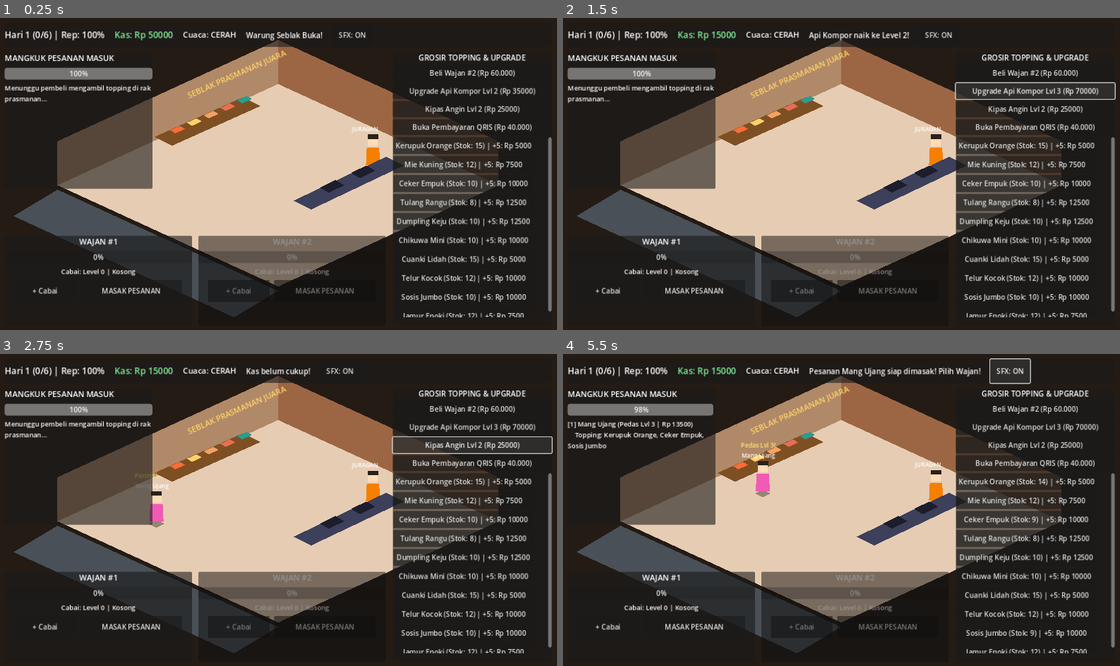
Above: before the commit, frames 1-4 (two rows, left to right).
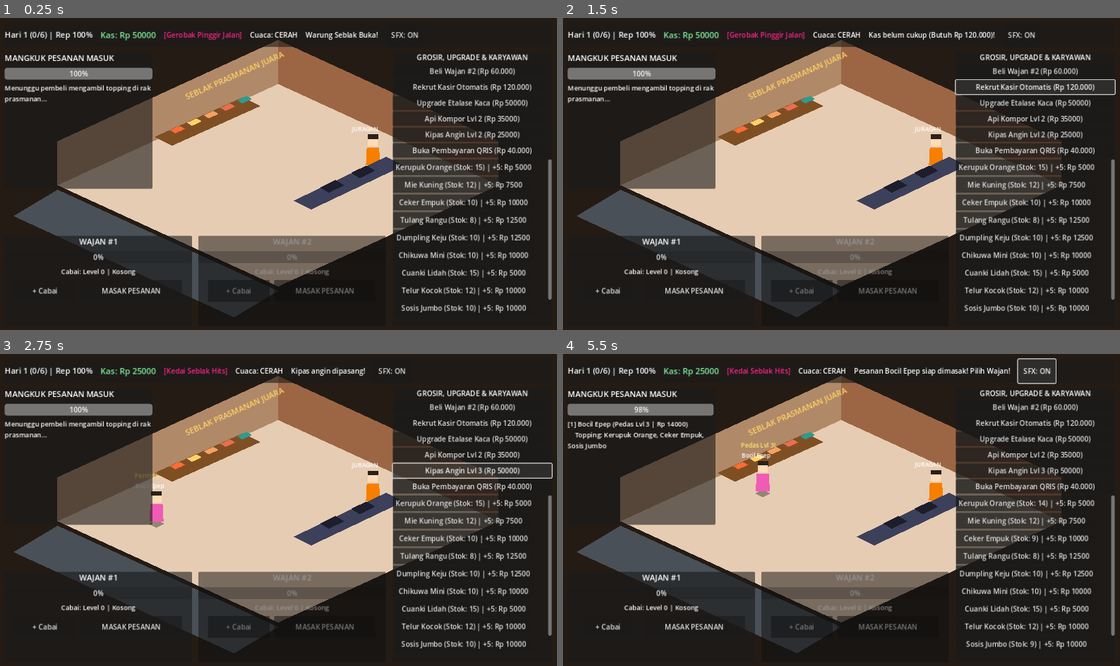
Above: after the commit, the same moments.

Repository: gftwo/seblak
Game: Godot game, scene res://scenes/Main.tscn
Same seed, same stepped clock (60 frames per second), same inputs: the game is played once before the commit and once after it.
Inputs (mouse positions are in pixels of both pictures, inside the frame that each line leads up to):
- Up to frame 1 (0.25 s): no input
- Up to frame 2 (1.5 s): click "Beli Wajan #2 (Rp 60.000)" at 0.5 s; click (1036, 86) at 1.25 s, where only the run after the commit has a clickable "Rekrut Kasir Otomatis (Rp 120…"
- Up to frame 3 (2.75 s): click "Kipas Angin Lvl 2 (Rp 25000)" at 2 s
- Up to frame 4 (5.5 s): click (1036, 438) at 2.75 s, where only the run after the commit has a clickable "Upgrade Etalase Kaca (Rp 5000…"; click "Kipas Angin Lvl 2 (Rp 25000)" (after the commit: "Kipas Angin Lvl 3 (Rp 50000)") at 3.5 s; click "SFX: ON" at 4.25 s; click "SFX: OFF" at 5 s

The runs differ from the first frame. In frame 1, 8.7% of the frame differs, in the area x 0-100%, y 4-96%; in frame 2, 9.2%; in frame 3, 8.9%; in frame 4, 9.4%, in the area x 0-100%, y 1-96%.

Commit message:
v4.0

Diff:
--- a/project/autoloads/GameManager.gd
+++ b/project/autoloads/GameManager.gd
@@ -14,6 +14,8 @@
 var qris_unlocked: bool = false
 var fan_upgrade_level: int = 1
 var second_wok_unlocked: bool = false
+var cashier_hired: bool = false
+var decor_level: int = 1 # 1: Gerobak, 2: Etalase Kaca, 3: Neon Box Viral
 
 var daily_revenue: int = 0
 var daily_expense: int = 0
@@ -47,6 +49,8 @@
 		"qris_unlocked": qris_unlocked,
 		"fan_upgrade_level": fan_upgrade_level,
 		"second_wok_unlocked": second_wok_unlocked,
+		"cashier_hired": cashier_hired,
+		"decor_level": decor_level,
 		"stock_map": stock_map
 	}
 	var file = FileAccess.open(SAVE_PATH, FileAccess.WRITE)
@@ -68,11 +72,23 @@
 			qris_unlocked = bool(parsed.get("qris_unlocked", false))
 			fan_upgrade_level = int(parsed.get("fan_upgrade_level", 1))
 			second_wok_unlocked = bool(parsed.get("second_wok_unlocked", false))
+			cashier_hired = bool(parsed.get("cashier_hired", false))
+			decor_level = int(parsed.get("decor_level", 1))
 			var stock_map = parsed.get("stock_map", {})
 			for t in toppings:
 				if stock_map.has(t["id"]):
 					t["stock"] = int(stock_map[t["id"]])
 		file.close()
+
+func get_shop_rank() -> String:
+	var score = stove_upgrade_level + fan_upgrade_level + decor_level + (2 if second_wok_unlocked else 0) + (2 if cashier_hired else 0)
+	if score >= 10:
+		return "Legenda Seblak Nusantara"
+	elif score >= 7:
+		return "Ruko Seblak Viral 24 Jam"
+	elif score >= 4:
+		return "Kedai Seblak Hits"
+	return "Gerobak Pinggir Jalan"
 
 func add_money(amount: int, is_revenue: bool = true) -> void:
 	money += amount
@@ -151,11 +167,30 @@
 		return true
 	return false
 
+func hire_cashier() -> bool:
+	if cashier_hired:
+		return false
+	if spend_money(120000, true):
+		cashier_hired = true
+		emit_signal("stats_updated")
+		return true
+	return false
+
+func upgrade_decor() -> bool:
+	if decor_level >= 3:
+		return false
+	var cost = decor_level * 50000
+	if spend_money(cost, true):
+		decor_level += 1
+		emit_signal("stats_updated")
+		return true
+	return false
+
 func start_next_day() -> void:
-	var daily_rent = 15000
+	var daily_rent = 15000 + (5000 if cashier_hired else 0)
 	money = max(0, money - daily_rent)
 	day += 1
-	customers_per_day = min(12, 5 + day)
+	customers_per_day = min(14, 5 + day)
 	daily_revenue = 0
 	daily_expense = 0
 	daily_customers_served = 0
--- a/project/scripts/MainGame.gd
+++ b/project/scripts/MainGame.gd
@@ -3,25 +3,23 @@
 enum WokState { EMPTY, COOKING, READY, BURNT }
 enum CustomerPhase { NONE, WALKING_TO_BUFFET, PICKING_TOPPINGS, WAITING_FOOD, PAYING_CASHIER, LEAVING }
 
-# Kelas Data Pesanan
 class SeblakOrder:
 	var cust_name: String
 	var items: Array
 	var chili_req: int
 	var price: int
 	var is_ojol: bool
-
-# State 2 Wajan Independen
+	var is_vlogger: bool
+
 var woks: Array = [
 	{ "state": WokState.EMPTY, "progress": 0.0, "chili": 0, "order": null },
 	{ "state": WokState.EMPTY, "progress": 0.0, "chili": 0, "order": null }
 ]
 var cook_duration: float = 5.5
 
-# State Pembeli & Antrean Meja
 var cust_phase: CustomerPhase = CustomerPhase.NONE
 var current_order: SeblakOrder = null
-var waiting_orders: Array = [] # Antrean mangkuk siap dimasak
+var waiting_orders: Array = []
 var ready_to_pay_order: SeblakOrder = null
 var ready_chili_used: int = 0
 
@@ -34,16 +32,21 @@
 var phase_timer: float = 0.0
 var day_ended: bool = false
 
-# Sistem Cuaca (Hujan bikin pembeli ramai & bonus)
+# Event Cuaca & Viral Food Vlogger
 var is_raining: bool = false
 var weather_timer: float = 18.0
 var rain_particles: Array = []
+var viral_boost_timer: float = 0.0
 
 # Visual 2.5D Nodes
 var bg_rect: ColorRect
 var world_container: Node2D
 var player_avatar: Node2D
+var cashier_avatar: Node2D
 var customer_avatar: Node2D
+var glass_showcase: Polygon2D
+var neon_sign_bg: Polygon2D
+var banner_label: Label
 var wok_visuals: Array = []
 var cust_bubble: Label
 var target_pos: Vector2 = Vector2.ZERO
@@ -51,6 +54,7 @@
 # UI References
 var lbl_money: Label
 var lbl_day: Label
+var lbl_rank: Label
 var lbl_weather: Label
 var lbl_status: Label
 var lbl_queue_info: Label
@@ -62,9 +66,10 @@
 var btn_upgrade_fan: Button
 var btn_unlock_qris: Button
 var btn_unlock_wok2: Button
+var btn_hire_cashier: Button
+var btn_upgrade_decor: Button
 var btn_mute: Button
 
-# Cashier & Summary Modals
 var cashier_panel: PanelContainer
 var lbl_cashier_detail: Label
 var btn_cashier_opt1: Button
@@ -76,7 +81,7 @@
 
 var customer_names = [
 	"Neng Geulis", "Bocil Epep", "Ibu RT", "Mahasiswa Kos",
-	"Food Vlogger", "Teh Dinnar", "Mang Ujang", "Aa Bandung", "Teteh Kantor"
+	"Teh Dinnar", "Mang Ujang", "Aa Bandung", "Teteh Kantor"
 ]
 
 var shirt_colors = [
@@ -149,13 +154,20 @@
 	wall_right.color = Color("#9C6644")
 	add_child(wall_right)
 
-	var banner = Label.new()
-	banner.text = "SEBLAK PRASMANAN JUARA"
-	banner.position = Vector2(430, 165)
-	banner.rotation = -0.42
-	banner.add_theme_font_size_override("font_size", 18)
-	banner.add_theme_color_override("font_color", Color("#FFD166"))
-	add_child(banner)
+	# Neon Box Background (Muncul saat decor_level >= 3)
+	neon_sign_bg = Polygon2D.new()
+	neon_sign_bg.polygon = PackedVector2Array([Vector2(415, 195), Vector2(615, 102), Vector2(615, 138), Vector2(415, 231)])
+	neon_sign_bg.color = Color("#FF006E")
+	neon_sign_bg.visible = false
+	add_child(neon_sign_bg)
+
+	banner_label = Label.new()
+	banner_label.text = "SEBLAK PRASMANAN JUARA"
+	banner_label.position = Vector2(425, 168)
+	banner_label.rotation = -0.42
+	banner_label.add_theme_font_size_override("font_size", 18)
+	banner_label.add_theme_color_override("font_color", Color("#FFD166"))
+	add_child(banner_label)
 
 	world_container = Node2D.new()
 	world_container.y_sort_enabled = true
@@ -180,6 +192,13 @@
 		tray.color = bowl_colors[idx]
 		buffet_node.add_child(tray)
 
+	# Etalase Kaca Chiller (Muncul saat decor_level >= 2)
+	glass_showcase = Polygon2D.new()
+	glass_showcase.polygon = PackedVector2Array([Vector2(-110, 10), Vector2(90, -80), Vector2(90, -110), Vector2(-110, -20)])
+	glass_showcase.color = Color(0.7, 0.95, 1.0, 0.28)
+	glass_showcase.visible = false
+	buffet_node.add_child(glass_showcase)
+
 	# Meja Dapur 2 Wajan 2.5D
 	var kitchen_node = Node2D.new()
 	kitchen_node.position = Vector2(780, 390)
@@ -190,7 +209,6 @@
 	stove_body.color = Color("#3D405B")
 	kitchen_node.add_child(stove_body)
 
-	# Visual Wajan 1 & Wajan 2
 	var wok_offsets = [Vector2(-35, -5), Vector2(35, -38)]
 	for w_idx in range(2):
 		var off = wok_offsets[w_idx]
@@ -217,6 +235,12 @@
 	player_avatar.position = Vector2(855, 340)
 	world_container.add_child(player_avatar)
 
+	# Karyawan Kasir Otomatis (Muncul setelah direkrut)
+	cashier_avatar = create_25d_character(Color("#00BBF9"), "KASIR (AUTO)")
+	cashier_avatar.position = Vector2(675, 260)
+	cashier_avatar.visible = false
+	world_container.add_child(cashier_avatar)
+
 	customer_avatar = create_25d_character(Color("#457B9D"), "Pembeli")
 	customer_avatar.position = Vector2(180, 520)
 	customer_avatar.visible = false
@@ -228,7 +252,6 @@
 	cust_bubble.add_theme_color_override("font_color", Color("#FFE66D"))
 	customer_avatar.add_child(cust_bubble)
 
-	# Partikel Hujan Isometrik
 	for r in range(35):
 		var drop = ColorRect.new()
 		drop.size = Vector2(2, 14)
@@ -243,42 +266,45 @@
 	var ui_layer = CanvasLayer.new()
 	add_child(ui_layer)
 
-	# TOP HUD
 	var top_panel = PanelContainer.new()
 	top_panel.position = Vector2(20, 12)
 	top_panel.custom_minimum_size = Vector2(1240, 54)
 	ui_layer.add_child(top_panel)
 
 	var top_hbox = HBoxContainer.new()
-	top_hbox.add_theme_constant_override("separation", 22)
+	top_hbox.add_theme_constant_override("separation", 18)
 	top_panel.add_child(top_hbox)
 
 	lbl_day = Label.new()
-	lbl_day.add_theme_font_size_override("font_size", 20)
+	lbl_day.add_theme_font_size_override("font_size", 18)
 	top_hbox.add_child(lbl_day)
 
 	lbl_money = Label.new()
-	lbl_money.add_theme_font_size_override("font_size", 20)
+	lbl_money.add_theme_font_size_override("font_size", 19)
 	lbl_money.add_theme_color_override("font_color", Color("#80ED99"))
 	top_hbox.add_child(lbl_money)
 
+	lbl_rank = Label.new()
+	lbl_rank.add_theme_font_size_override("font_size", 16)
+	lbl_rank.add_theme_color_override("font_color", Color("#F72585"))
+	top_hbox.add_child(lbl_rank)
+
 	lbl_weather = Label.new()
-	lbl_weather.add_theme_font_size_override("font_size", 18)
+	lbl_weather.add_theme_font_size_override("font_size", 16)
 	lbl_weather.text = "Cuaca: CERAH"
 	top_hbox.add_child(lbl_weather)
 
 	lbl_status = Label.new()
-	lbl_status.add_theme_font_size_override("font_size", 17)
+	lbl_status.add_theme_font_size_override("font_size", 16)
 	lbl_status.text = "Warung Seblak Buka!"
 	top_hbox.add_child(lbl_status)
 
 	btn_mute = Button.new()
 	btn_mute.text = "SFX: ON"
-	btn_mute.custom_minimum_size = Vector2(90, 36)
+	btn_mute.custom_minimum_size = Vector2(85, 36)
 	btn_mute.pressed.connect(_on_toggle_mute)
 	top_hbox.add_child(btn_mute)
 
-	# PANEL KIRI: ANTREAN MANGKUK PRASMANAN & OJOL
 	var cust_panel = PanelContainer.new()
 	cust_panel.position = Vector2(20, 78)
 	cust_panel.custom_minimum_size = Vector2(335, 310)
@@ -305,7 +331,6 @@
 	lbl_queue_info.text = "Menunggu pembeli mengambil topping di rak prasmanan..."
 	cust_vbox.add_child(lbl_queue_info)
 
-	# PANEL BAWAH TENGAH: 2 WAJAN SEBLAK
 	var woks_hbox = HBoxContainer.new()
 	woks_hbox.position = Vector2(20, 495)
 	woks_hbox.add_theme_constant_override("separation", 14)
@@ -360,51 +385,59 @@
 			"lbl_chili": lbl_c, "btn_chili": b_chili, "btn_act": b_act
 		})
 
-	# PANEL KANAN: GROSIR & UPGRADE
 	var shop_panel = PanelContainer.new()
 	shop_panel.position = Vector2(900, 78)
 	shop_panel.custom_minimum_size = Vector2(360, 622)
 	ui_layer.add_child(shop_panel)
 
 	var shop_vbox = VBoxContainer.new()
-	shop_vbox.add_theme_constant_override("separation", 5)
+	shop_vbox.add_theme_constant_override("separation", 4)
 	shop_panel.add_child(shop_vbox)
 
 	var shop_title = Label.new()
-	shop_title.text = "GROSIR TOPPING & UPGRADE"
-	shop_title.add_theme_font_size_override("font_size", 17)
+	shop_title.text = "GROSIR, UPGRADE & KARYAWAN"
+	shop_title.add_theme_font_size_override("font_size", 16)
 	shop_title.horizontal_alignment = HORIZONTAL_ALIGNMENT_CENTER
 	shop_vbox.add_child(shop_title)
 
 	btn_unlock_wok2 = Button.new()
-	btn_unlock_wok2.custom_minimum_size = Vector2(0, 36)
+	btn_unlock_wok2.custom_minimum_size = Vector2(0, 32)
 	btn_unlock_wok2.pressed.connect(_on_unlock_wok2_pressed)
 	shop_vbox.add_child(btn_unlock_wok2)
 
+	btn_hire_cashier = Button.new()
+	btn_hire_cashier.custom_minimum_size = Vector2(0, 32)
+	btn_hire_cashier.pressed.connect(_on_hire_cashier_pressed)
+	shop_vbox.add_child(btn_hire_cashier)
+
+	btn_upgrade_decor = Button.new()
+	btn_upgrade_decor.custom_minimum_size = Vector2(0, 32)
+	btn_upgrade_decor.pressed.connect(_on_upgrade_decor_pressed)
+	shop_vbox.add_child(btn_upgrade_decor)
+
 	btn_upgrade_stove = Button.new()
-	btn_upgrade_stove.custom_minimum_size = Vector2(0, 36)
+	btn_upgrade_stove.custom_minimum_size = Vector2(0, 32)
 	btn_upgrade_stove.pressed.connect(_on_upgrade_stove_pressed)
 	shop_vbox.add_child(btn_upgrade_stove)
 
 	btn_upgrade_fan = Button.new()
-	btn_upgrade_fan.custom_minimum_size = Vector2(0, 36)
+	btn_upgrade_fan.custom_minimum_size = Vector2(0, 32)
 	btn_upgrade_fan.pressed.connect(_on_upgrade_fan_pressed)
 	shop_vbox.add_child(btn_upgrade_fan)
 
 	btn_unlock_qris = Button.new()
-	btn_unlock_qris.custom_minimum_size = Vector2(0, 36)
+	btn_unlock_qris.custom_minimum_size = Vector2(0, 32)
 	btn_unlock_qris.pressed.connect(_on_unlock_qris_pressed)
 	shop_vbox.add_child(btn_unlock_qris)
 
 	var scroll = ScrollContainer.new()
-	scroll.custom_minimum_size = Vector2(340, 410)
+	scroll.custom_minimum_size = Vector2(340, 355)
 	shop_vbox.add_child(scroll)
 
 	restock_container = VBoxContainer.new()
-	restock_container.add_theme_constant_override("separation", 5)
+	restock_container.add_theme_constant_override("separation", 4)
 	scroll.add_child(restock_container)
 
-	# MODAL KASIR
 	cashier_panel = PanelContainer.new()
 	cashier_panel.position = Vector2(400, 155)
 	cashier_panel.custom_minimum_size = Vector2(450, 270)
@@ -444,7 +477,6 @@
 	btn_cashier_opt3.custom_minimum_size = Vector2(130, 50)
 	cash_btns.add_child(btn_cashier_opt3)
 
-	# MODAL LAPORAN MALAM
 	summary_panel = PanelContainer.new()
 	summary_panel.position = Vector2(390, 150)
 	summary_panel.custom_minimum_size = Vector2(480, 340)
@@ -477,8 +509,15 @@
 		return
 
 	player_avatar.position.y = 340 + sin(Time.get_ticks_msec() * 0.005) * 2.5
-
-	# Siklus Cuaca Dinamis
+	if cashier_avatar.visible:
+		cashier_avatar.position.y = 260 + cos(Time.get_ticks_msec() * 0.005) * 2.0
+
+	# Timer Viral Boost Food Vlogger
+	if viral_boost_timer > 0.0:
+		viral_boost_timer -= delta
+		if viral_boost_timer <= 0.0:
+			lbl_status.text = "Efek viral Food Vlogger selesai. Jualan kembali normal."
+
 	weather_timer -= delta
 	if weather_timer <= 0.0:
 		is_raining = not is_raining
@@ -491,9 +530,13 @@
 			if drop.position.y > 720:
 				drop.position = Vector2(randf_range(0, 1400), -20)
 
-	# Kedatangan Pembeli & Ojol
 	if cust_phase == CustomerPhase.NONE and waiting_orders.size() < 2:
-		spawn_timer -= delta * (1.8 if is_raining else 1.0)
+		var rate = 1.0
+		if is_raining:
+			rate *= 1.6
+		if viral_boost_timer > 0.0:
+			rate *= 1.8
+		spawn_timer -= delta * rate
 		if spawn_timer <= 0.0:
 			start_customer_visit()
 
@@ -516,14 +559,12 @@
 			cust_phase = CustomerPhase.NONE
 			check_end_of_day()
 
-	# Timer Kesabaran Pesanan Pertama di Antrean
 	if waiting_orders.size() > 0 or is_any_wok_busy():
 		customer_patience -= delta
 		progress_patience.value = customer_patience
 		if customer_patience <= 0.0:
 			handle_patience_timeout()
 
-	# Update Proses Memasak di Kedua Wajan
 	for i in range(2):
 		var w = woks[i]
 		if w["state"] == WokState.COOKING or w["state"] == WokState.READY:
@@ -552,7 +593,7 @@
 		drop.visible = is_raining
 	if is_raining:
 		bg_rect.color = Color("#161B22")
-		lbl_weather.text = "Cuaca: HUJAN DERAS (Pembeli Ramai +Bonus!)"
+		lbl_weather.text = "Cuaca: HUJAN (+Bonus)"
 		lbl_weather.add_theme_color_override("font_color", Color("#4CC9F0"))
 	else:
 		bg_rect.color = Color("#241B15")
@@ -566,21 +607,34 @@
 		spawn_timer = 3.0
 		return
 
-	var is_ojol = randf() < 0.25
-	var cname = "Abang Ojol (SeblakFood)" if is_ojol else customer_names[randi() % customer_names.size()]
-	var col = Color("#2EC4B6") if is_ojol else shirt_colors[randi() % shirt_colors.size()]
+	var roll = randf()
+	var is_vlogger = roll < 0.15
+	var is_ojol = (not is_vlogger) and (roll < 0.38)
+
+	var cname = ""
+	var col = Color("#457B9D")
+	if is_vlogger:
+		cname = "FOOD VLOGGER VIRAL"
+		col = Color("#FFD700")
+	elif is_ojol:
+		cname = "Abang Ojol (SeblakFood)"
+		col = Color("#2EC4B6")
+	else:
+		cname = customer_names[randi() % customer_names.size()]
+		col = shirt_colors[randi() % shirt_colors.size()]
 
 	customer_avatar.get_child(1).color = col
 	customer_avatar.get_child(4).text = cname
 	customer_avatar.position = Vector2(160, 530)
 	customer_avatar.visible = true
-	cust_bubble.text = "Order Ojol!" if is_ojol else "Permisi..."
+	cust_bubble.text = "Review Konten!" if is_vlogger else ("Order Ojol!" if is_ojol else "Permisi...")
 	target_pos = Vector2(465, 315)
 	cust_phase = CustomerPhase.WALKING_TO_BUFFET
 
 	current_order = SeblakOrder.new()
 	current_order.cust_name = cname
 	current_order.is_ojol = is_ojol
+	current_order.is_vlogger = is_vlogger
 
 func finalize_customer_order() -> void:
 	var available = GameManager.get_available_toppings()
@@ -590,7 +644,7 @@
 
 	current_order.chili_req = randi_range(0, 5)
 	current_order.items = []
-	var base_price = 2000 + (1000 if is_raining else 0)
+	var base_price = 2000 + (1000 if is_raining else 0) + (GameManager.decor_level * 500)
 	current_order.price = base_price
 
 	var item_count = randi_range(2, min(4, available.size()))
@@ -603,6 +657,10 @@
 
 	if current_order.is_ojol:
 		current_order.price = int(current_order.price * 1.4)
+	if current_order.is_vlogger:
+		current_order.price = int(current_order.price * 1.8)
+	if viral_boost_timer > 0.0:
+		current_order.price *= 2
 
 	waiting_orders.append(current_order)
 	if waiting_orders.size() == 1 and not is_any_wok_busy():
@@ -614,7 +672,10 @@
 	cust_phase = CustomerPhase.WAITING_FOOD
 	spawn_timer = 3.5
 	refresh_queue_ui()
-	lbl_status.text = "Pesanan %s siap dimasak! Pilih Wajan!" % current_order.cust_name
+	if current_order.is_vlogger:
+		lbl_status.text = "AWAS! Food Vlogger datang! Masak pedas Lvl %d agar VIRAL!" % current_order.chili_req
+	else:
+		lbl_status.text = "Pesanan %s siap dimasak! Pilih Wajan!" % current_order.cust_name
 
 func refresh_queue_ui() -> void:
 	if waiting_orders.size() == 0:
@@ -623,9 +684,10 @@
 	var lines = []
 	for idx in range(waiting_orders.size()):
 		var o: SeblakOrder = waiting_orders[idx]
-		lines.append("[%d] %s (Pedas Lvl %d | Rp %d)
+		var tag = " [VIRAL!]" if o.is_vlogger else (" [OJOL]" if o.is_ojol else "")
+		lines.append("[%d] %s%s (Pedas Lvl %d | Rp %d)
     Topping: %s" % [
-			idx + 1, o.cust_name, o.chili_req, o.price, ", ".join(o.items)
+			idx + 1, o.cust_name, tag, o.chili_req, o.price, ", ".join(o.items)
 		])
 	lbl_queue_info.text = "
 
@@ -680,10 +742,9 @@
 		ready_to_pay_order = w["order"]
 		ready_chili_used = w["chili"]
 		reset_single_wok(w_idx)
-		open_cashier_modal()
+		process_serving()
 
 	elif w["state"] == WokState.BURNT:
-		# Masak ulang pesanan yang gosong
 		var retry_ord: SeblakOrder = w["order"]
 		w["state"] = WokState.COOKING
 		w["progress"] = 0.0
@@ -694,17 +755,30 @@
 		AudioManager.play_sizzle()
 		lbl_status.text = "Memasak ulang pesanan %s!" % retry_ord.cust_name
 
-func open_cashier_modal() -> void:
+func process_serving() -> void:
 	final_bill_amount = ready_to_pay_order.price
 	var note = ""
-	if ready_chili_used == ready_to_pay_order.chili_req:
+	var perfect_spice = (ready_chili_used == ready_to_pay_order.chili_req)
+
+	if perfect_spice:
 		final_bill_amount += 2000
 		GameManager.reputation = min(100, GameManager.reputation + 2)
 		note = "Pedas PAS Level %d! (+Tip Rp 2.000)" % ready_to_pay_order.chili_req
+		if ready_to_pay_order.is_vlogger:
+			viral_boost_timer = 22.0
+			note += "
+WARUNG VIRAL 20 DETIK! HARGA 2X LIPAT!"
 	else:
 		final_bill_amount = int(final_bill_amount * 0.7)
 		GameManager.reputation = max(0, GameManager.reputation - 5)
 		note = "Salah Level Pedas! (Diskon 30%%)"
+
+	# Jika Karyawan Kasir sudah direkrut, pembayaran otomatis diproses!
+	if GameManager.cashier_hired:
+		finish_payment(true)
+		lbl_status.text = "[AUTO-KASIR] %s membayar Rp %d! %s" % [ready_to_pay_order.cust_name, final_bill_amount, note.replace("
+", " ")]
+		return
 
 	is_qris_payment = ready_to_pay_order.is_ojol or (GameManager.qris_unlocked and (randf() < 0.55))
 	cashier_panel.visible = true
@@ -756,7 +830,8 @@
 		GameManager.add_money(final_bill_amount, true)
 		AudioManager.play_cash_register()
 		cust_bubble.text = "Mantap Kang!"
-		lbl_status.text = "Pembayaran diterima! +Rp %d masuk kas." % final_bill_amount
+		if not GameManager.cashier_hired:
+			lbl_status.text = "Pembayaran diterima! +Rp %d masuk kas." % final_bill_amount
 	else:
 		var penalty_pay = max(0, final_bill_amount - 2000)
 		GameManager.add_money(penalty_pay, true)
@@ -785,15 +860,17 @@
 func check_end_of_day() -> void:
 	if GameManager.daily_customers_served >= GameManager.customers_per_day and waiting_orders.size() == 0 and not is_any_wok_busy():
 		day_ended = true
-		var net_profit = GameManager.daily_revenue - GameManager.daily_expense - 15000
+		var rent_cost = 15000 + (5000 if GameManager.cashier_hired else 0)
+		var net_profit = GameManager.daily_revenue - GameManager.daily_expense - rent_cost
 		lbl_summary_text.text = "Hari ke-%d Selesai!
+Status: %s
 
 Pendapatan Seblak: +Rp %d
 Belanja & Upgrade: -Rp %d
-Sewa Lapak & Gas: -Rp 15.000
+Sewa Lapak & Gaji: -Rp %d
 
 Laba Bersih: Rp %d" % [
-			GameManager.day, GameManager.daily_revenue, GameManager.daily_expense, net_profit
+			GameManager.day, GameManager.get_shop_rank(), GameManager.daily_revenue, GameManager.daily_expense, rent_cost, net_profit
 		]
 		summary_panel.visible = true
 
@@ -817,17 +894,36 @@
 
 func update_hud() -> void:
 	lbl_money.text = "Kas: Rp %d" % GameManager.money
-	lbl_day.text = "Hari %d (%d/%d) | Rep: %d%%" % [GameManager.day, GameManager.daily_customers_served, GameManager.customers_per_day, GameManager.reputation]
+	lbl_day.text = "Hari %d (%d/%d) | Rep %d%%" % [GameManager.day, GameManager.daily_customers_served, GameManager.customers_per_day, GameManager.reputation]
+	lbl_rank.text = "[%s]" % GameManager.get_shop_rank()
+
+	# Visual Dekorasi & Karyawan
+	glass_showcase.visible = (GameManager.decor_level >= 2)
+	neon_sign_bg.visible = (GameManager.decor_level >= 3)
+	cashier_avatar.visible = GameManager.cashier_hired
 
 	if GameManager.second_wok_unlocked:
-		btn_unlock_wok2.text = "Wajan #2: SUDAH AKTIF"
+		btn_unlock_wok2.text = "Wajan #2: AKTIF"
 		btn_unlock_wok2.disabled = true
 		wok_ui[1]["panel"].modulate = Color(1, 1, 1, 1)
 	else:
 		btn_unlock_wok2.text = "Beli Wajan #2 (Rp 60.000)"
 		wok_ui[1]["panel"].modulate = Color(0.6, 0.6, 0.6, 0.85)
 
-	btn_upgrade_stove.text = "Upgrade Api Kompor Lvl %d (Rp %d)" % [GameManager.stove_upgrade_level + 1, GameManager.stove_upgrade_level * 35000]
+	if GameManager.cashier_hired:
+		btn_hire_cashier.text = "Karyawan Kasir: AKTIF"
+		btn_hire_cashier.disabled = true
+	else:
+		btn_hire_cashier.text = "Rekrut Kasir Otomatis (Rp 120.000)"
+
+	if GameManager.decor_level >= 3:
+		btn_upgrade_decor.text = "Dekorasi Warung: MAKSIMAL (Neon Box)"
+		btn_upgrade_decor.disabled = true
+	else:
+		var next_name = "Etalase Kaca" if GameManager.decor_level == 1 else "Neon Box Viral"
+		btn_upgrade_decor.text = "Upgrade %s (Rp %d)" % [next_name, GameManager.decor_level * 50000]
+
+	btn_upgrade_stove.text = "Api Kompor Lvl %d (Rp %d)" % [GameManager.stove_upgrade_level + 1, GameManager.stove_upgrade_level * 35000]
 	btn_upgrade_fan.text = "Kipas Angin Lvl %d (Rp %d)" % [GameManager.fan_upgrade_level + 1, GameManager.fan_upgrade_level * 25000]
 	if GameManager.qris_unlocked:
 		btn_unlock_qris.text = "Pembayaran QRIS: AKTIF"
@@ -843,7 +939,7 @@
 		var item = GameManager.toppings[i]
 		var pack_cost = int(item["buy_price"]) * 5
 		var btn = Button.new()
-		btn.custom_minimum_size = Vector2(320, 38)
+		btn.custom_minimum_size = Vector2(320, 36)
 		btn.text = "%s (Stok: %d) | +5: Rp %d" % [item["name"], item["stock"], pack_cost]
 		btn.pressed.connect(func(): _on_buy_stock(i))
 		restock_container.add_child(btn)
@@ -859,10 +955,26 @@
 func _on_unlock_wok2_pressed() -> void:
 	if GameManager.unlock_second_wok():
 		AudioManager.play_cash_register()
-		lbl_status.text = "Wajan #2 terbuka! Kini bisa masak 2 pesanan sekaligus!"
+		lbl_status.text = "Wajan #2 terbuka!"
 	else:
 		AudioManager.play_error()
-		lbl_status.text = "Kas belum cukup (Butuh Rp 60.000)!"
+		lbl_status.text = "Kas belum cukup!"
+
+func _on_hire_cashier_pressed() -> void:
+	if GameManager.hire_cashier():
+		AudioManager.play_cash_register()
+		lbl_status.text = "Karyawan Kasir direkrut! Pembayaran kini otomatis!"
+	else:
+		AudioManager.play_error()
+		lbl_status.text = "Kas belum cukup (Butuh Rp 120.000)!"
+
+func _on_upgrade_decor_pressed() -> void:
+	if GameManager.upgrade_decor():
+		AudioManager.play_cash_register()
+		lbl_status.text = "Dekorasi warung di-upgrade! Harga dasar seblak naik!"
+	else:
+		AudioManager.play_error()
+		lbl_status.text = "Kas belum cukup!"
 
 func _on_upgrade_stove_pressed() -> void:
 	if GameManager.upgrade_stove():
@@ -875,7 +987,7 @@
 func _on_upgrade_fan_pressed() -> void:
 	if GameManager.upgrade_fan():
 		AudioManager.play_cash_register()
-		lbl_status.text = "Kipas angin dipasang! Pembeli lebih sabar!"
+		lbl_status.text = "Kipas angin dipasang!"
 	else:
 		AudioManager.play_error()
 		lbl_status.text = "Kas belum cukup!"
